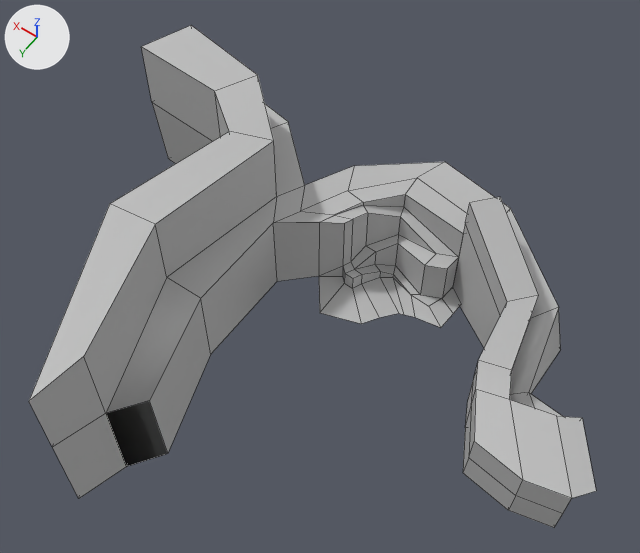
Two versions of the FBX model Assets/Terrain/terrain_W2A5.fbx, one commit apart.
Before and after are seen from a 50 mm camera at (103.0, -509.0, 529.0) aimed at (306.0, -793.0, 82.0). The axes (+X, +Y, +Z) are drawn at upper left. The lights are the same throughout. Mesh edges are drawn as thin lines. Where no turn or scale is listed for an object, it has been applied to the vertices.

In view in the first picture: 'W2A5_mesh'.
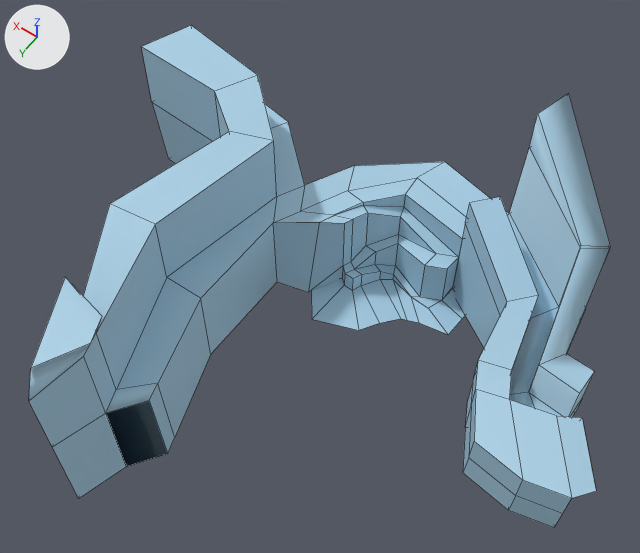
The change, as a diff of the scene's bpy script:
```diff
--- a/Assets/Terrain/terrain_W2A5.fbx.py
+++ b/Assets/Terrain/terrain_W2A5.fbx.py
@@ mat_w2_shade @@
+mat_w2_shade = principled_material('W2_shade')
+mat_w2_shade.base_color = (0.4, 0.625, 0.784)  # blue #aacfe5
@@ me_mesh @@
 # used by ob_w2a5_mesh; location = (373.7, -707.1, 33.3)
-me_mesh.from_pydata(...)  # 159 vertices, 139 faces; spans x -274.0..148.0, y -240.0..95.0, z -35.0..97.0
+me_mesh.from_pydata(...)  # 192 vertices, 171 faces; spans x -274.0..148.0, y -248.0..95.0, z -37.0..126.0
+# me_mesh part 1
+# 9 faces are deleted
+# 10 vertices in x -119.0..-52.0, y -184.0..-139.0, z -29.0..-27.0 move by (0.0, 0.0, -2.0)
+# 5 vertices in x -117.0..-47.0, y -171.0..-145.0, z -29.0..-27.0 move by (0.0, 0.0, -3.0)
+# 3 vertices in x -134.0..-119.0, y -224.0..-184.0, z 30.0..33.0 move by (0.0, 0.0, -6.0)
+# 13 vertices move from x -208.0..-7.0, y -184.0..-109.0, z -33.0..-28.0 to x -198.0..-7.0, y -184.0..-104.0, z -37.0..-31.0
+# 33 vertices are added at x -239.0..12.0, y -248.0..87.0, z -37.0..126.0
+# 41 new faces join them
+# me_mesh part 2: 130 faces spanning x -274.0..148.0, y -240.0..95.0, z -37.0..97.0 switch from mat_lambert1 (grey #bcbcbc) to mat_w2_shade (blue #aacfe5)
```

Pixel boxes [x1, y1, x2, y2] of what changed, in the pictures (640 x 553 px):
'W2A5_mesh', reshaped: before [29, 25, 596, 528]; after [29, 25, 611, 528]
part 1 of me_mesh, built on: before [29, 162, 561, 453]; after [29, 93, 611, 453]
part 2 of me_mesh, recoloured (grey to blue): [29, 25, 596, 528] in both
